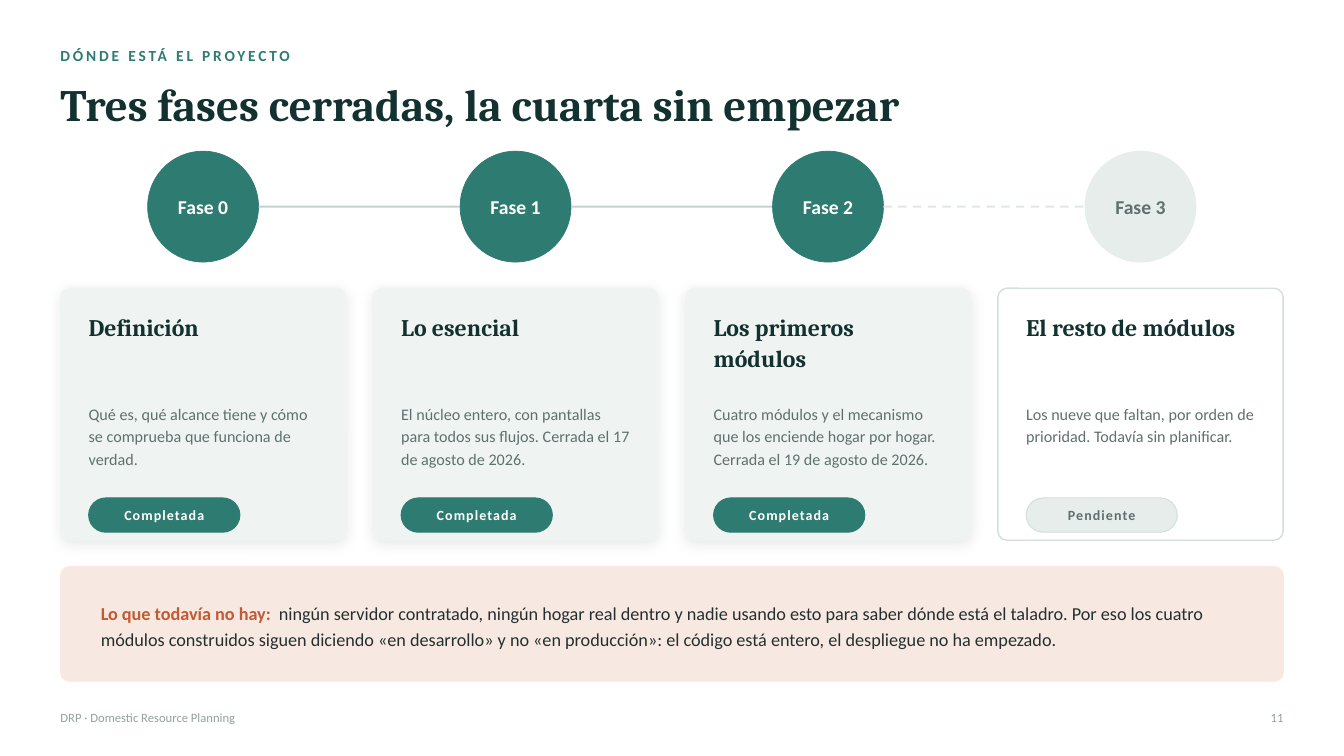
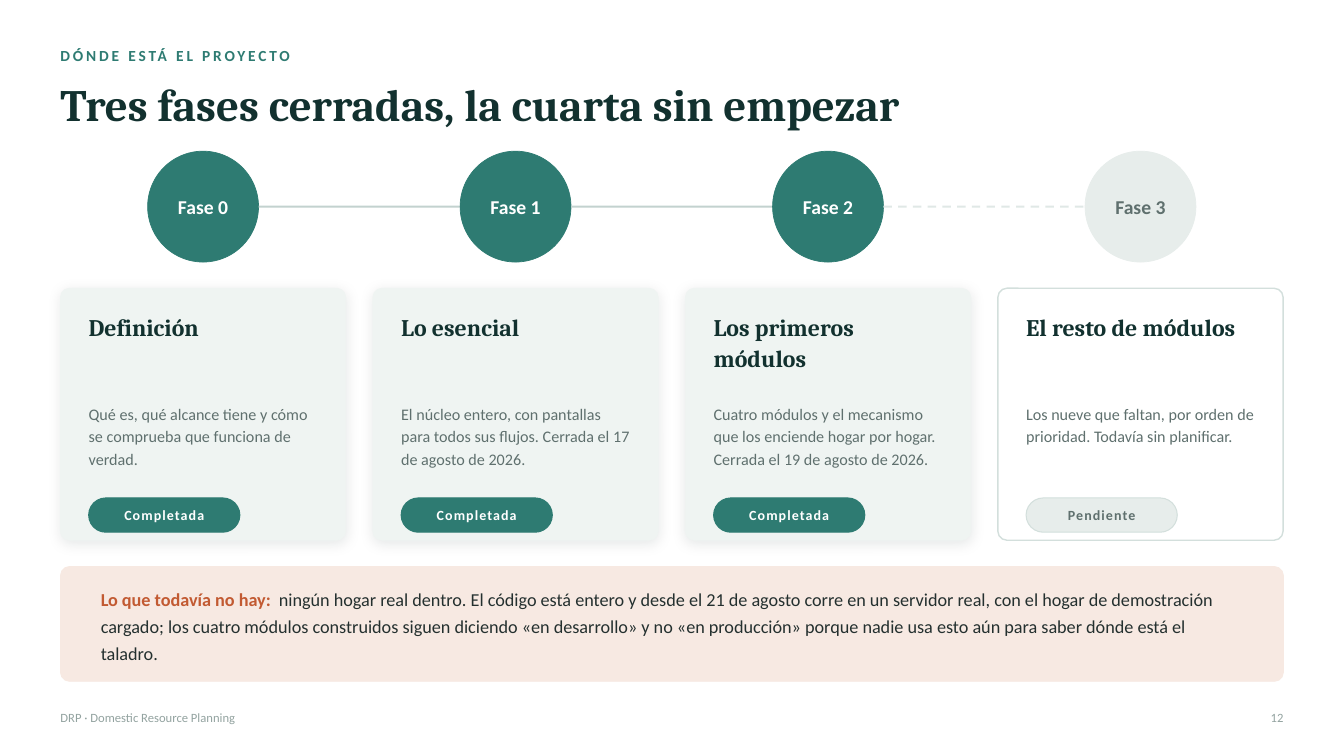
Before and after one commit to kikescribano/domestic_resource_planning, a slide deck: slide 13 of docs/common/marketing/presentations/DRP-comercial.pptx (slide 12 before the commit). Drawn at 1344x756 pixels with LibreOffice and Linux fonts; fonts in the diff are those of the drawing. Boxes give left, top, right and bottom in pixels: in the first picture for what was removed or moved away, otherwise in the second. Text is boxed around its words. In the diff, an @@ line names an element or a change of style, - is before the commit and + after.

```diff
--- a/docs/common/marketing/presentations/DRP-comercial.pptx
+++ b/docs/common/marketing/presentations/DRP-comercial.pptx
@@ text at bbox=[101, 593, 1212, 660]: text changed @@
-Lo que todavía no hay: ningún servidor contratado, ningún hogar real dentro y nadie usando esto para saber dónde está el taladro. Por eso los cuatro módulos construidos siguen diciendo «en desarrollo» y no «en producción»: el código está entero, el despliegue no ha empezado.
+Lo que todavía no hay: ningún hogar real dentro. El código está entero y desde el 21 de agosto corre en un servidor real, con el hogar de demostración cargado; los cuatro módulos construidos siguen diciendo «en desarrollo» y no «en producción» porque nadie usa esto aún para saber dónde está el taladro.
```
Also in this commit, not shown: 7 other slides changed, 1 slide added, 18 other files.
